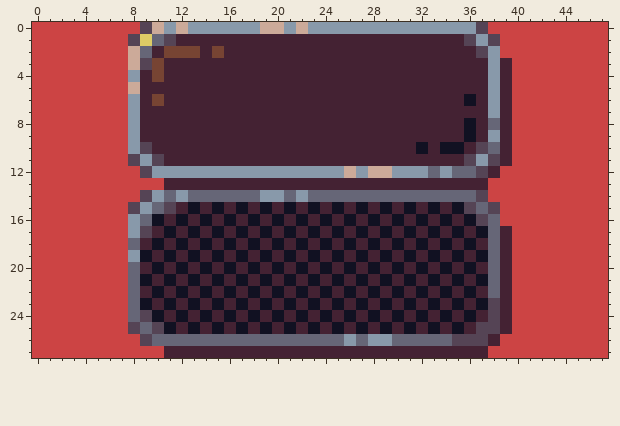
One commit to this pixel-art file: Assets/button.ase. Above, as it was before the edit.
48x28 pixels, 1 frame.
The result:
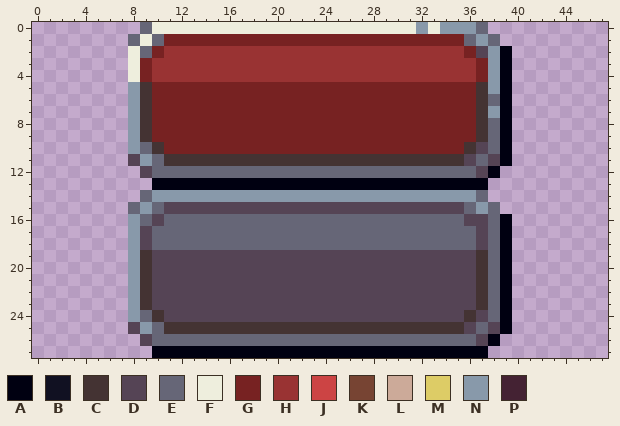
Palette (. is transparent): A #000011  B #111122  C #443333  D #554455  E #666677  F #eeeedd  G #772222  H #993333  J #cc4444  K #774433  L #ccaa99  M #ddcc66  N #8899aa  P #442233
What changed:
@@ x 0..47 @@
- 0 JJJJJJJJJDLNLNNNNNNLLNLNNNNNNNNNNNNNNDJJJJJJJJJJ
- 1 JJJJJJJJDMEDPPPPPPPPPPPPPPPPPPPPPPPPDNDJJJJJJJJJ
- 2 JJJJJJJJLEPKKKPKPPPPPPPPPPPPPPPPPPPPPDNJJJJJJJJJ
- 3 JJJJJJJJLDKPPPPPPPPPPPPPPPPPPPPPPPPPPPNPJJJJJJJJ
- 4 JJJJJJJJNPKPPPPPPPPPPPPPPPPPPPPPPPPPPPNPJJJJJJJJ
- 5 JJJJJJJJLPPPPPPPPPPPPPPPPPPPPPPPPPPPPPNPJJJJJJJJ
- 6 JJJJJJJJNPKPPPPPPPPPPPPPPPPPPPPPPPPPBPNPJJJJJJJJ
- 7 JJJJJJJJNPPPPPPPPPPPPPPPPPPPPPPPPPPPPPNPJJJJJJJJ
- 8 JJJJJJJJNPPPPPPPPPPPPPPPPPPPPPPPPPPPBPEPJJJJJJJJ
- 9 JJJJJJJJNPPPPPPPPPPPPPPPPPPPPPPPPPPPBPNPJJJJJJJJ
-10 JJJJJJJJNDPPPPPPPPPPPPPPPPPPPPPPBPBBPDEPJJJJJJJJ
-11 JJJJJJJJDNDPPPPPPPPPPPPPPPPPPPPPPPPPDNDPJJJJJJJJ
-12 JJJJJJJJJDNNNNNNNNNNNNNNNNLNLLNNNENEEDPJJJJJJJJJ
-13 JJJJJJJJJJJPPPPPPPPPPPPPPPPPPPPPPPPPPPJJJJJJJJJJ
-14 JJJJJJJJJDNENEEEEEENNENEEEEEEEEEEEEEEDJJJJJJJJJJ
-15 JJJJJJJJDNEDPBPBPBPBPBPBPBPBPBPBPBPBDEDJJJJJJJJJ
-16 JJJJJJJJNEBPBPBPBPBPBPBPBPBPBPBPBPBPBDEJJJJJJJJJ
-17 JJJJJJJJNDPBPBPBPBPBPBPBPBPBPBPBPBPBPBEPJJJJJJJJ
-18 JJJJJJJJEPBPBPBPBPBPBPBPBPBPBPBPBPBPBPEPJJJJJJJJ
-19 JJJJJJJJNBPBPBPBPBPBPBPBPBPBPBPBPBPBPBEPJJJJJJJJ
-20 JJJJJJJJEPBPBPBPBPBPBPBPBPBPBPBPBPBPBPEPJJJJJJJJ
-21 JJJJJJJJEBPBPBPBPBPBPBPBPBPBPBPBPBPBPBEPJJJJJJJJ
-22 JJJJJJJJEPBPBPBPBPBPBPBPBPBPBPBPBPBPBPEPJJJJJJJJ
-23 JJJJJJJJEBPBPBPBPBPBPBPBPBPBPBPBPBPBPBDPJJJJJJJJ
-24 JJJJJJJJEDBPBPBPBPBPBPBPBPBPBPBPBPBPBPDPJJJJJJJJ
-25 JJJJJJJJDEDBPBPBPBPBPBPBPBPBPBPBPBPBPDDPJJJJJJJJ
-26 JJJJJJJJJDEEEEEEEEEEEEEEEENENNEEEEEDDDPJJJJJJJJJ
-27 JJJJJJJJJJJPPPPPPPPPPPPPPPPPPPPPPPPPPPJJJJJJJJJJ
+ 0 .........EFFFFFFFFFFFFFFFFFFFFFFNFNNNE..........
+ 1 ........EFEGGGGGGGGGGGGGGGGGGGGGGGGGENE.........
+ 2 ........FEGHHHHHHHHHHHHHHHHHHHHHHHHHGDNA........
+ 3 ........FGHHHHHHHHHHHHHHHHHHHHHHHHHHHGNA........
+ 4 ........FGHHHHHHHHHHHHHHHHHHHHHHHHHHHGNA........
+ 5 ........NCGGGGGGGGGGGGGGGGGGGGGGGGGGGCNA........
+ 6 ........NCGGGGGGGGGGGGGGGGGGGGGGGGGGGCEA........
+ 7 ........NCGGGGGGGGGGGGGGGGGGGGGGGGGGGCNA........
+ 8 ........NCGGGGGGGGGGGGGGGGGGGGGGGGGGGCEA........
+ 9 ........NCGGGGGGGGGGGGGGGGGGGGGGGGGGGCEA........
+10 ........NECGGGGGGGGGGGGGGGGGGGGGGGGGCDEA........
+11 ........DNECCCCCCCCCCCCCCCCCCCCCCCCCDEDA........
+12 .........DEEEEEEEEEEEEEEEEEEEEEEEEEEEDA.........
+13 ..........AAAAAAAAAAAAAAAAAAAAAAAAAAAA..........
+14 .........ENNNNNNNNNNNNNNNNNNNNNNNNNNNE..........
+15 ........ENEDDDDDDDDDDDDDDDDDDDDDDDDDENE.........
+16 ........NEDEEEEEEEEEEEEEEEEEEEEEEEEEDDEA........
+17 ........NDEEEEEEEEEEEEEEEEEEEEEEEEEEEDEA........
+18 ........NDEEEEEEEEEEEEEEEEEEEEEEEEEEEDEA........
+19 ........NCDDDDDDDDDDDDDDDDDDDDDDDDDDDCEA........
+20 ........NCDDDDDDDDDDDDDDDDDDDDDDDDDDDCEA........
+21 ........NCDDDDDDDDDDDDDDDDDDDDDDDDDDDCEA........
+22 ........NCDDDDDDDDDDDDDDDDDDDDDDDDDDDCEA........
+23 ........NCDDDDDDDDDDDDDDDDDDDDDDDDDDDCEA........
+24 ........NECDDDDDDDDDDDDDDDDDDDDDDDDDCDEA........
+25 ........DNECCCCCCCCCCCCCCCCCCCCCCCCCDEDA........
+26 .........DEEEEEEEEEEEEEEEEEEEEEEEEEEEDA.........
+27 ..........AAAAAAAAAAAAAAAAAAAAAAAAAAAA..........
Where, in picture pixels (left, top, right, bottom), the same in both pictures:
changed: (32, 22, 608, 358)
